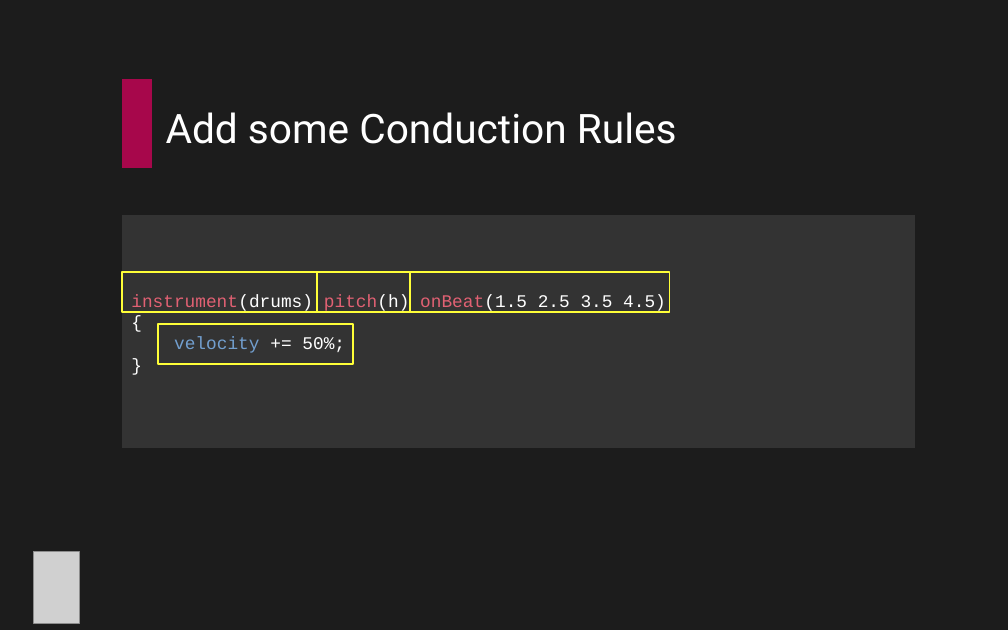
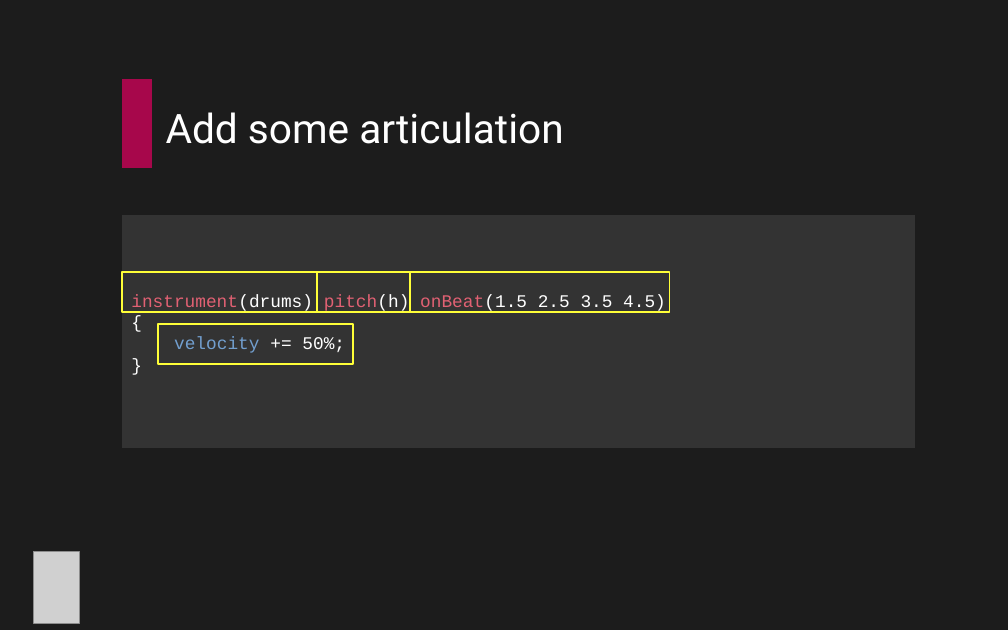
Before and after one commit to werckme/werckmeister-online, a slide deck: slide 4 of assets/impress/features/conduction_rules.odp. Drawn at 1008x630 pixels with LibreOffice and Linux fonts; fonts in the diff are those of the drawing; grey boxes stand for pictures. Boxes give left, top, right and bottom in pixels: in the first picture for what was removed or moved away, otherwise in the second. Text is boxed around its words. In the diff, an @@ line names an element or a change of style, - is before the commit and + after.

```diff
--- a/assets/impress/features/conduction_rules.odp
+++ b/assets/impress/features/conduction_rules.odp
@@ title at box(166, 112, 563, 144): text changed @@
-Add some Conduction Rules
+Add some articulation
```
Also in this commit, not shown: 1 other slide changed.
